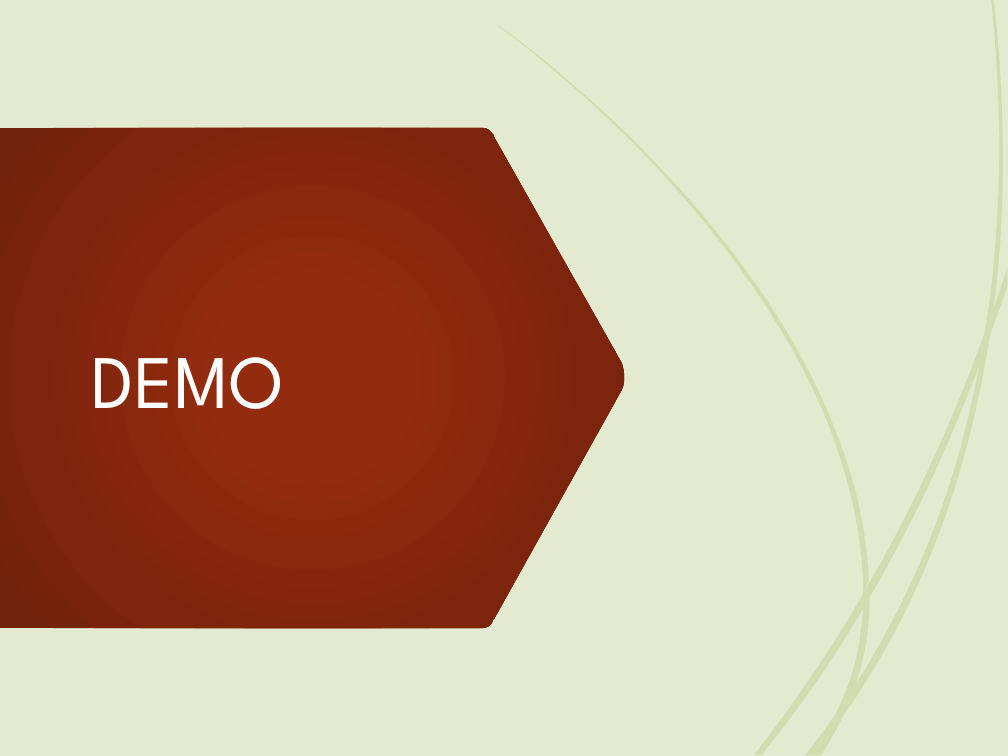
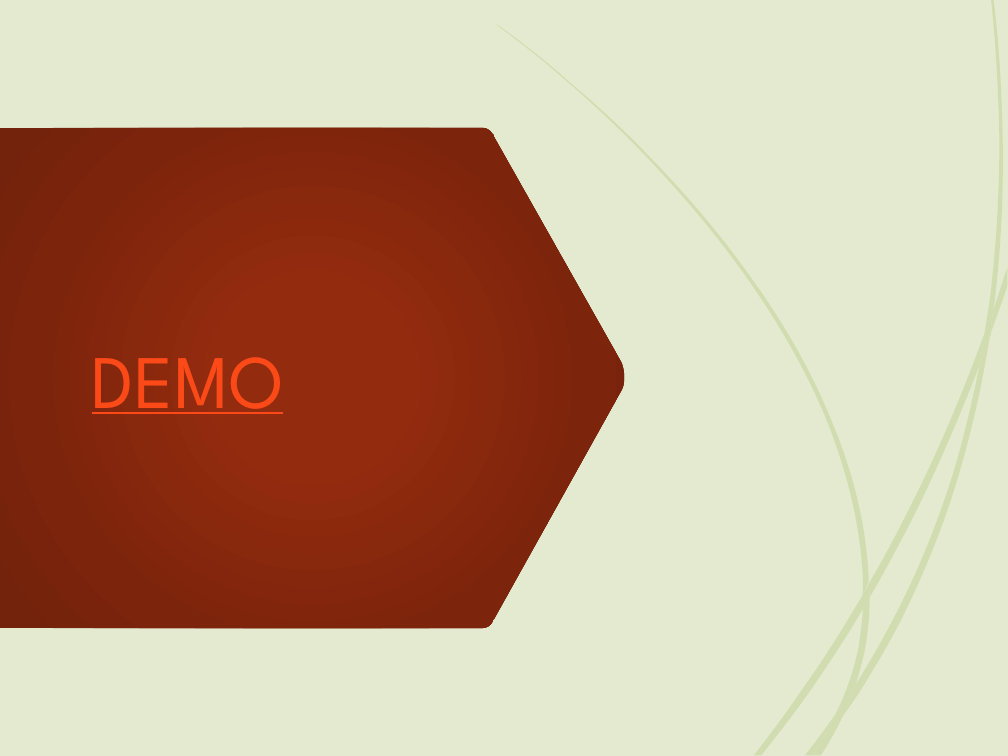
Before and after one commit to epcake/JS_project, a slide deck: slide 8 of intro.pptx (slide 6 before the commit). Drawn at 1008x756 pixels with LibreOffice and Linux fonts; fonts in the diff are those of the drawing. Boxes give left, top, right and bottom in pixels: in the first picture for what was removed or moved away, otherwise in the second. Text is boxed around its words. In the diff, an @@ line names an element or a change of style, - is before the commit and + after.

```diff
--- a/intro.pptx
+++ b/intro.pptx
@@ title "DEMO" at (92,357,284,414): text colour #FFFFFF to #FB4A18, underline on @@
```
Also in this commit, not shown: 3 other slides changed, 2 slides added, 1 other file.
